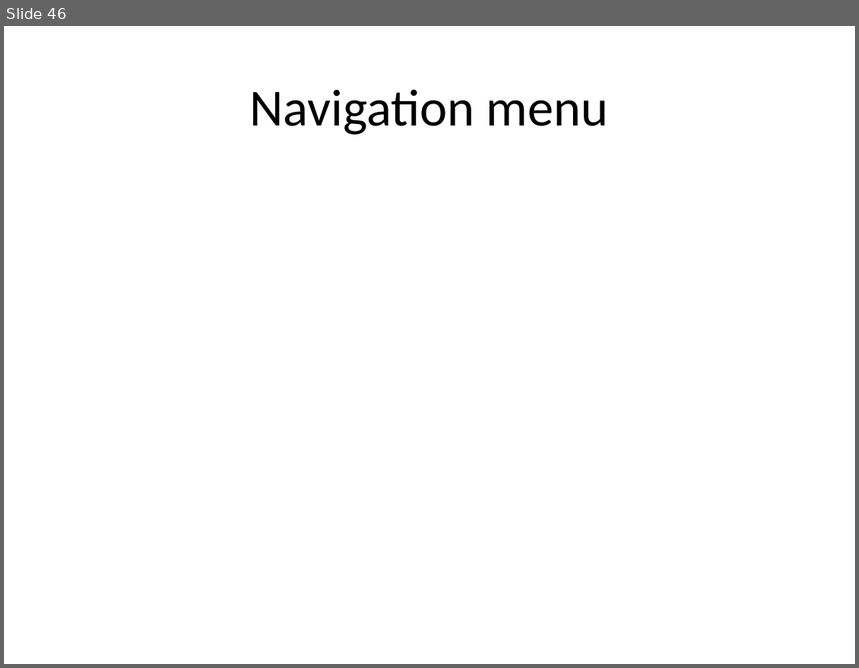
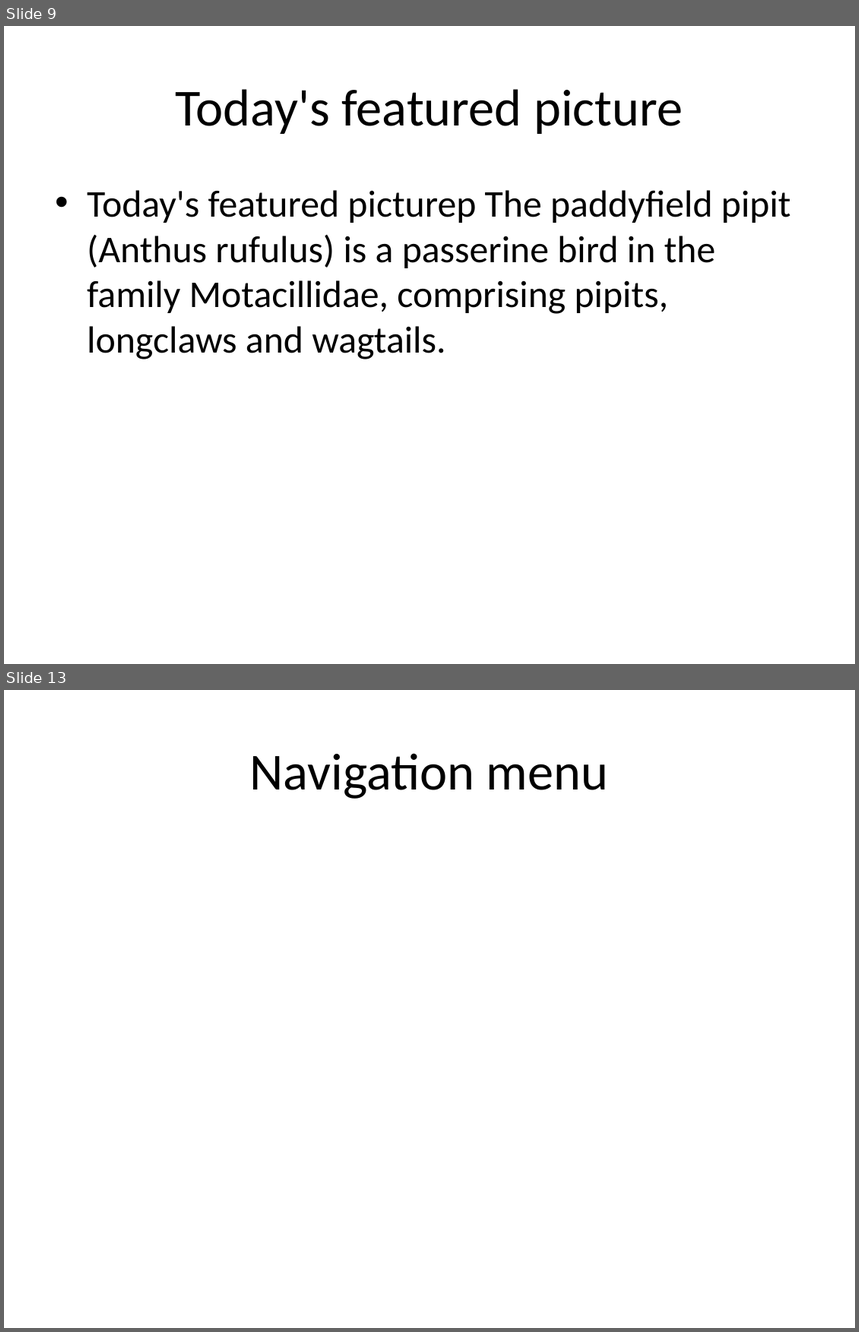
Before and after one commit to eppisai/Uplift---Smart-educational-Platform, a slide deck: AutoPPT-main/AutoPPT-main/something.pptx. Shown one above the other, each under a label of ours: slide 46 before the commit, slides 9 and 13 after it; the slides between them are not shown. The pictures are 859x668 and 859x1332 pixels, drawn with LibreOffice and Linux fonts; fonts in the diff are those of the drawing. Boxes give left, top, right and bottom in pixels: in the first picture for what was removed or moved away, otherwise in the second. Text is boxed around its words. In the diff, an @@ line names an element or a change of style, - is before the commit and + after.

```diff
--- a/AutoPPT-main/AutoPPT-main/something.pptx
+++ b/AutoPPT-main/AutoPPT-main/something.pptx
@@ slide 9 added at bbox=[4, 26, 855, 664], background #FFFFFF @@
@@ title added at bbox=[175, 89, 683, 134], 44 pt, text #000000 @@
+Today's featured picture
@@ text added at bbox=[87, 190, 791, 360], 32 pt, text #000000 @@
+• Today's featured picturep The paddyfield pipit (Anthus rufulus) is a passerine bird in the family Motacillidae, comprising pipits, longclaws and wagtails.
@@ what was slide 46 is now slide 13 @@
```
Also in this commit, not shown: 2 slides changed, 9 other slides added, 43 slides removed, 1 other file.
